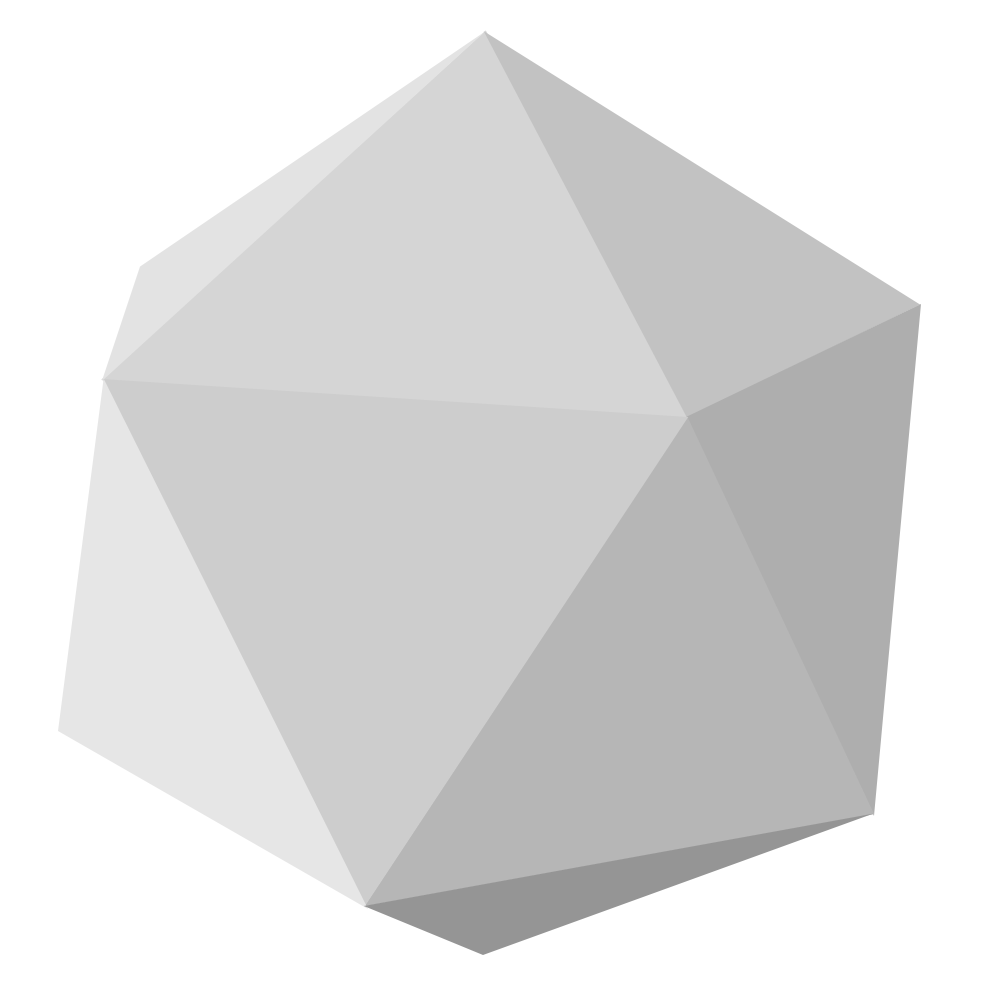
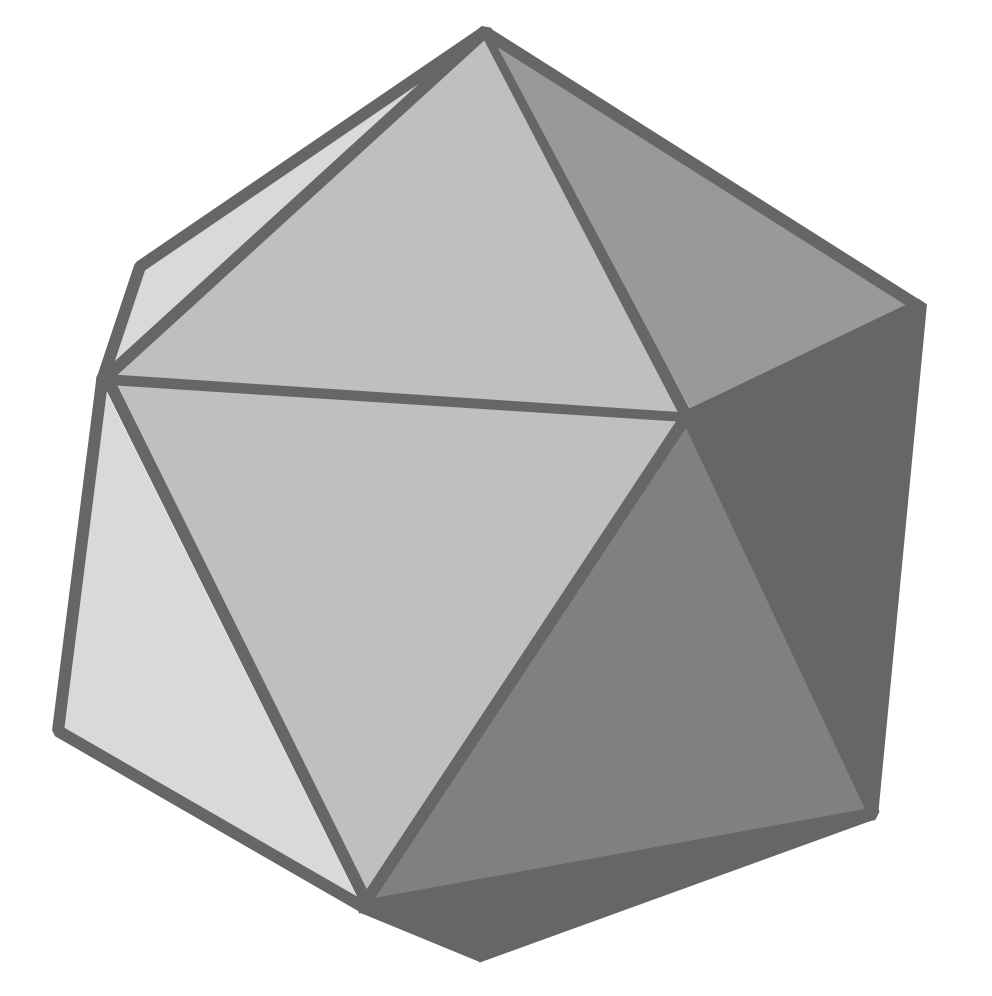
Layers edited between the first and the second 992 x 996 image:
pixels changed over [52,26,927,963] (layer not identified)
